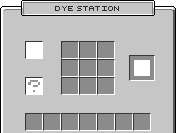
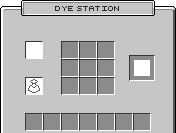
Two versions of the same layered image (176px x 133px). Layer-by-layer changes:
removed layer "?" (was 49%) over [28, 80, 40, 92]
added layer "Layer 8" (80%) above "Rectangle 22" over [28, 79, 40, 93]
